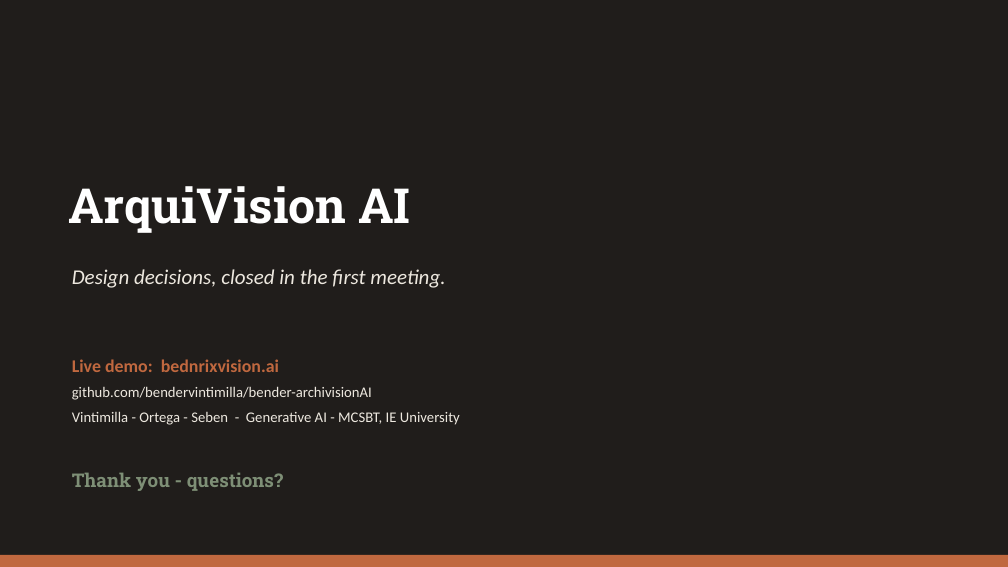
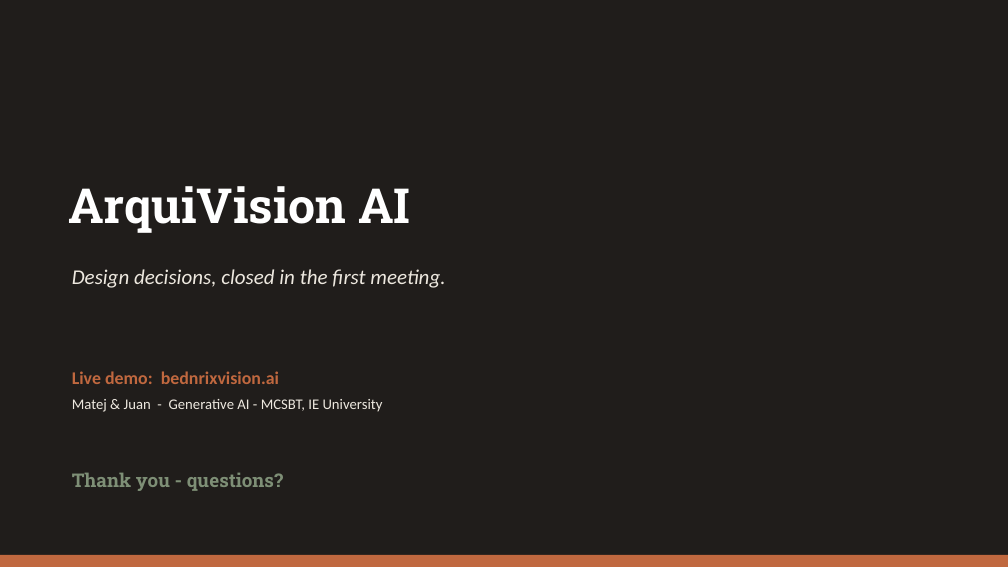
Before and after one commit to bendervintimilla/arquivision, a slide deck: slide 11 of submission/ArquiVision_AI_Final_Presentation.pptx (slide 12 before the commit). Drawn at 1008x567 pixels with LibreOffice and Linux fonts; fonts in the diff are those of the drawing. Boxes give left, top, right and bottom in pixels: in the first picture for what was removed or moved away, otherwise in the second. Text is boxed around its words. In the diff, an @@ line names an element or a change of style, - is before the commit and + after.

```diff
--- a/submission/ArquiVision_AI_Final_Presentation.pptx
+++ b/submission/ArquiVision_AI_Final_Presentation.pptx
@@ text at [72,399,383,412]: text changed @@
-github.com/bendervintimilla/bender-archivisionAI
-Vintimilla - Ortega - Seben - Generative AI - MCSBT, IE University
+Matej & Juan - Generative AI - MCSBT, IE University
```
Also in this commit, not shown: 5 other slides changed, 1 slide removed, 2 other files.
